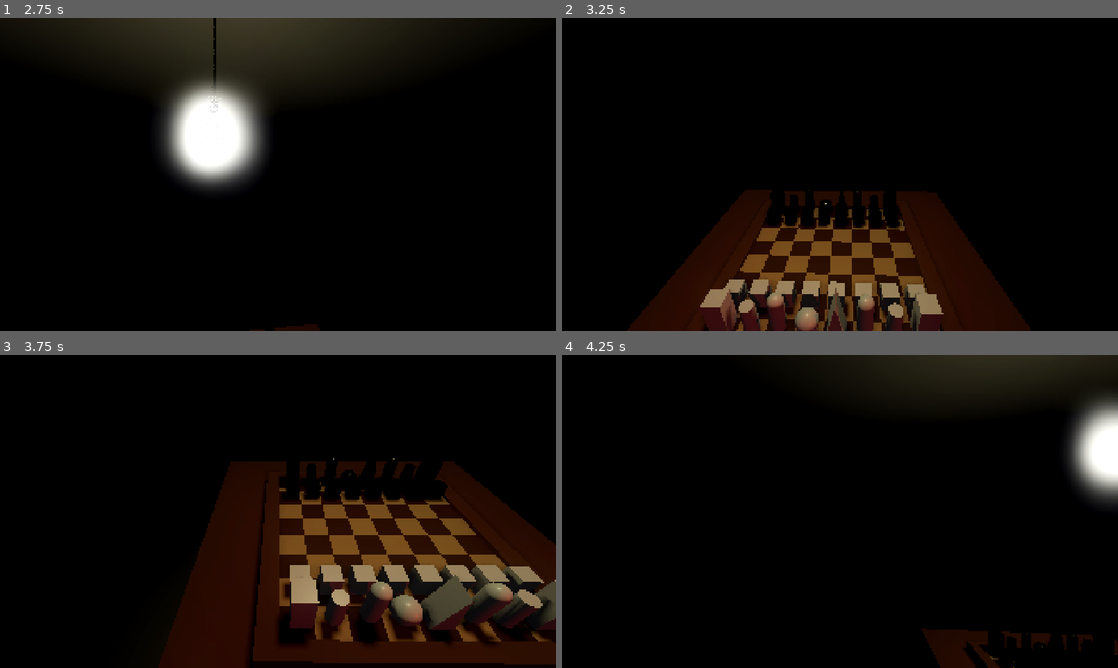
Above: before the commit, frames 1-4 (two rows, left to right).
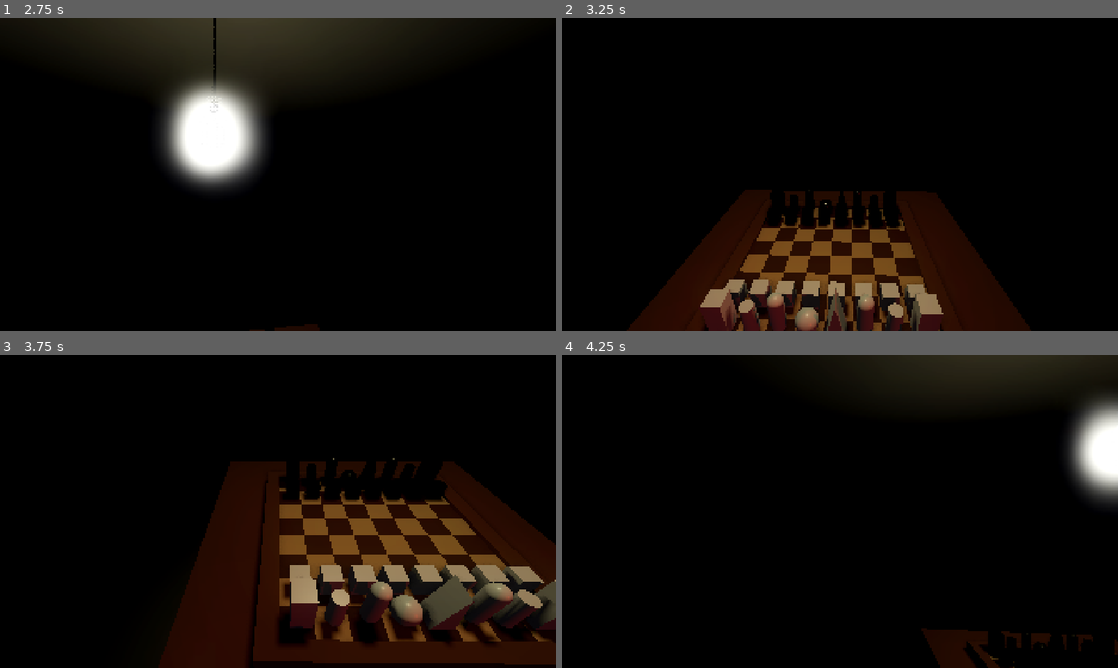
Above: after the commit, the same moments.

Repository: KarpX/zugzwang
Game: Godot game, scene res://scenes/room.tscn
Same seed, same stepped clock (60 frames per second), same inputs: the game is played once before the commit and once after it.
Inputs (mouse positions are in pixels of both pictures, inside the frame that each line leads up to):
- Up to frame 1 (2.75 s): tap Enter at 0.5 s; move the mouse to (305, 174) at 0.52 s; hold E (Interact) 0.53-1.28 s; hold W (Forward) from 0.53 s (still down); click (305, 174) at 0.67 s; move the mouse to (250, 174) at 1.27 s; tap E (Interact) at 1.35 s; move the mouse to (289, 168) at 2.02 s; hold E (Interact) from 2.03 s (still down)
- Up to frame 2 (3.25 s): keep holding W (Forward); move the mouse to (834, 180) at 2.77 s; release E (Interact) at 2.78 s; tap E (Interact) at 2.85 s; click (834, 180) at 2.92 s
- Up to frame 3 (3.75 s): move the mouse to (444, 558) at 3.52 s; release W (Forward) at 3.53 s; hold A (Left) from 3.53 s (still down); hold E (Interact) from 3.53 s (still down)
- Up to frame 4 (4.25 s): keep holding A (Left); keep holding E (Interact)

Frame 1 is identical in both runs. In frame 2, less than 0.1% of the frame differs, in the area x 30-62%, y 88-100%; in frame 3, less than 0.1%; in frame 4, nothing differs.

Commit message:
fix: some little fixes

Diff:
--- a/scenes/room.tscn
+++ b/scenes/room.tscn
@@ -105,8 +105,10 @@
 mesh = ExtResource("3_7dqbv")
 
 [node name="CameraPivot" type="Node3D" parent="walls/CameraBase" unique_id=1142422552]
-transform = Transform3D(1, 0, 0, 0, 1, 0, 0, 0, 1, 0, 2, 0.5)
+transform = Transform3D(-0.2576304, 0, -0.96624357, 0, 1, 0, 0.96624357, 0, -0.2576304, 0, 2, 0.5)
 script = ExtResource("6_seccam")
+tracking_speed = 3.0
+min_pitch_deg = 20.0
 
 [node name="CameraMesh" type="MeshInstance3D" parent="walls/CameraBase/CameraPivot" unique_id=1142422556]
 transform = Transform3D(0, 0, 1, 0, 1, 0, -1, 0, 0, 0.2, -0.4, -1.2)
@@ -118,13 +120,12 @@
 light_energy = 1.6
 light_volumetric_fog_energy = 3.0
 shadow_enabled = true
-distance_fade_enabled = true
 spot_range = 28.0
 spot_angle = 14.0
 spot_angle_attenuation = 1.8
 
 [node name="LensGlow" type="OmniLight3D" parent="walls/CameraBase/CameraPivot" unique_id=1142422554]
-transform = Transform3D(1, 0, 0, 0, 1, 0, 0, 0, 1, 0, 0, -2.35)
+transform = Transform3D(0.99999994, 0, 0, 0, 1, 0, 0, 0, 0.99999994, -0.007958412, 0, -2.3798468)
 light_color = Color(1, 0.05, 0.05, 1)
 light_energy = 0.8
 omni_range = 0.6
@@ -132,6 +133,7 @@
 
 [node name="LensMesh" type="MeshInstance3D" parent="walls/CameraBase/CameraPivot" unique_id=1142422555]
 transform = Transform3D(1, 0, 0, 0, 1, 0, 0, 0, 1, 0, 0, -2.2467504)
+visible = false
 mesh = SubResource("SphereMesh_lens")
 
 [node name="floor2" type="MeshInstance3D" parent="." unique_id=96282830]
@@ -151,6 +153,7 @@
 [node name="player" type="CharacterBody3D" parent="." unique_id=570902455 groups=["player"]]
 transform = Transform3D(-1, 0, -8.742278e-08, 0, 1, 0, 8.742278e-08, 0, -1, 16, 5.185, 3.5)
 script = ExtResource("3_85yof")
+table_interact_distance = 5.0
 
 [node name="CollisionShape3D" type="CollisionShape3D" parent="player" unique_id=1069967162]
 transform = Transform3D(1, 0, 0, 0, 1, 0, 0, 0, 1, 0, -1.2216187, 0)
@@ -200,7 +203,6 @@
 
 [node name="ChessBoard" parent="TableStatic/Table" unique_id=21915507 groups=["chess_board"] instance=ExtResource("5_board")]
 transform = Transform3D(-0.7, 0, -6.119594e-08, 0, 0.7, 0, 6.119594e-08, 0, -0.7, -1.8481598, 5.6, -1.751934)
-black_move_duration = 2.5
 
 [node name="CollisionShape3D" type="CollisionShape3D" parent="TableStatic" unique_id=1298941691]
 transform = Transform3D(1, 0, 0, 0, 1, 0, 0, 0, 1, 16.009525, 2.201233, 20.009485)
